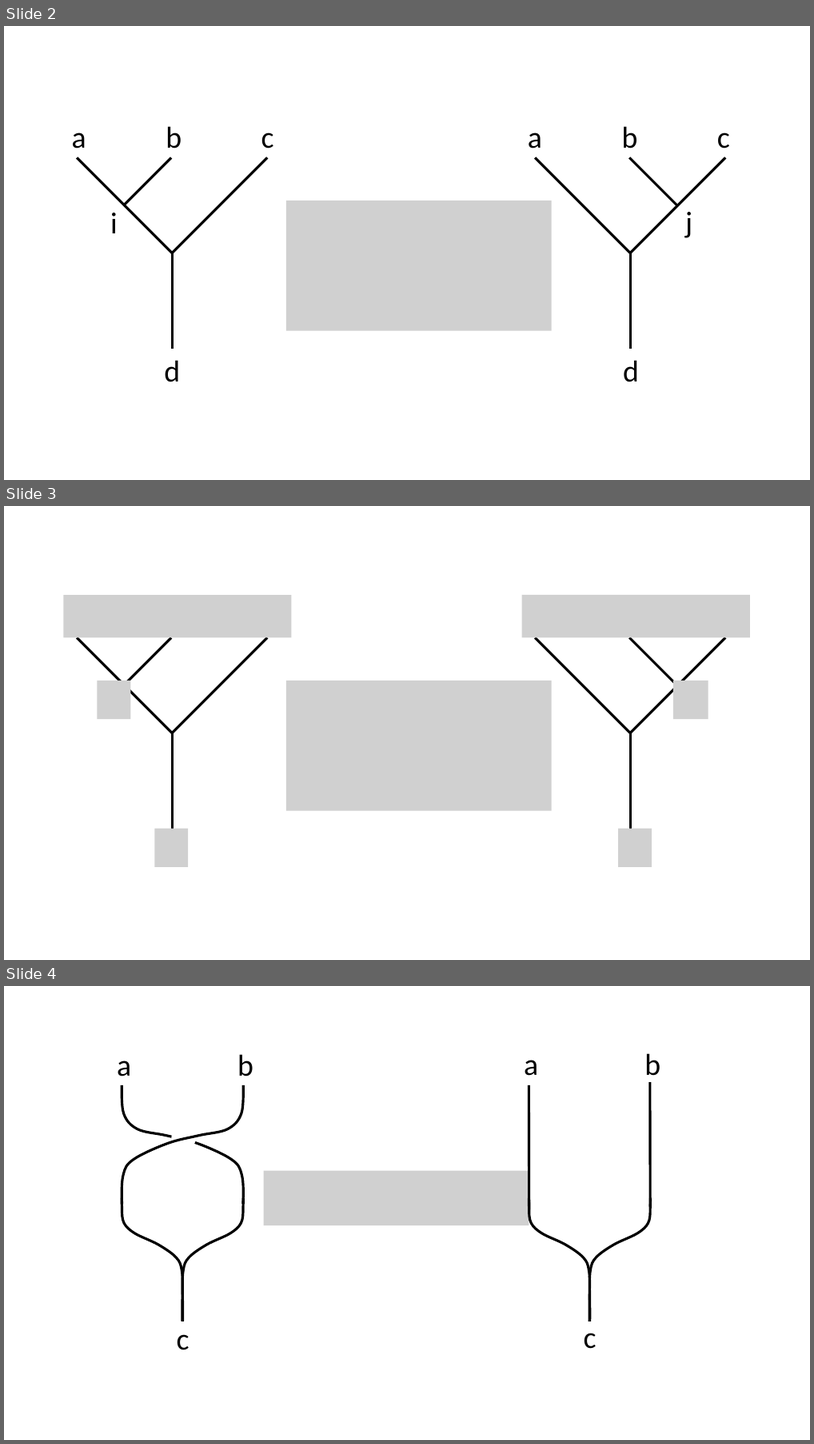
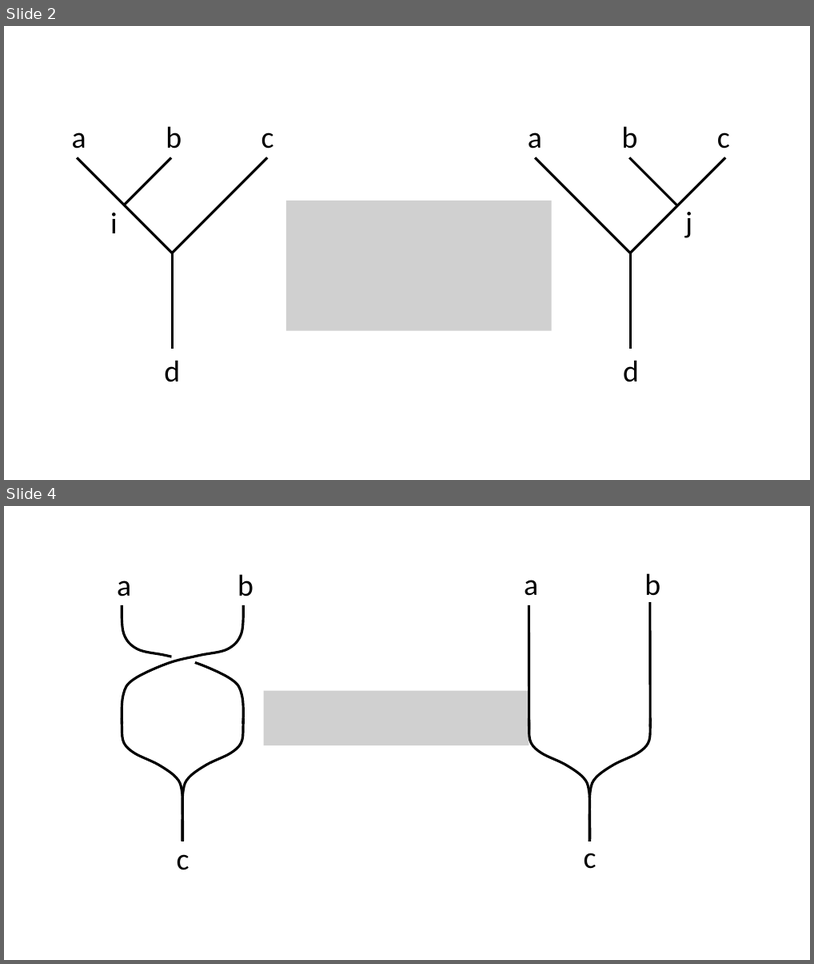
Before and after one commit to yk-liu/yk-liu.github.io, a slide deck: _posts/2019-05-14-Introduction-to-QC-and-TQC-Ising-Anyons/assets/pics.source.pptx. Shown one above the other, each under a label of ours: slides 2, 3 and 4 before the commit, slides 2 and 4 after it; the slides between them are not shown. The pictures are 814x1444 and 814x964 pixels, drawn with LibreOffice and Linux fonts; fonts in the diff are those of the drawing; grey boxes stand for pictures. Boxes give left, top, right and bottom in pixels: in the first picture for what was removed or moved away, otherwise in the second. Text is boxed around its words. In the diff, an @@ line names an element or a change of style, - is before the commit and + after.

```diff
--- a/_posts/2019-05-14-Introduction-to-QC-and-TQC-Ising-Anyons/assets/pics.source.pptx
+++ b/_posts/2019-05-14-Introduction-to-QC-and-TQC-Ising-Anyons/assets/pics.source.pptx
@@ slide 3 removed at [4, 506, 810, 960], background #FFFFFF @@
@@ picture removed at [64, 595, 292, 638] @@
@@ picture removed at [522, 595, 750, 638] @@
@@ line removed from (77, 638) to (172, 733) @@
@@ line removed from (171, 638) to (124, 685) @@
@@ line removed from (172, 733) to (267, 638) @@
@@ line removed from (536, 638) to (630, 733) @@
@@ line removed from (630, 733) to (726, 638) @@
@@ line removed from (630, 638) to (678, 685) @@
@@ picture removed at [97, 680, 130, 719] @@
@@ picture removed at [286, 680, 552, 810] @@
@@ picture removed at [674, 680, 709, 719] @@
@@ line removed from (172, 733) to (172, 828) @@
@@ line removed from (630, 733) to (630, 828) @@
@@ picture removed at [154, 828, 188, 867] @@
@@ picture removed at [618, 828, 652, 867] @@
```
Also in this commit, not shown: 1 slide added, 2 other files.
